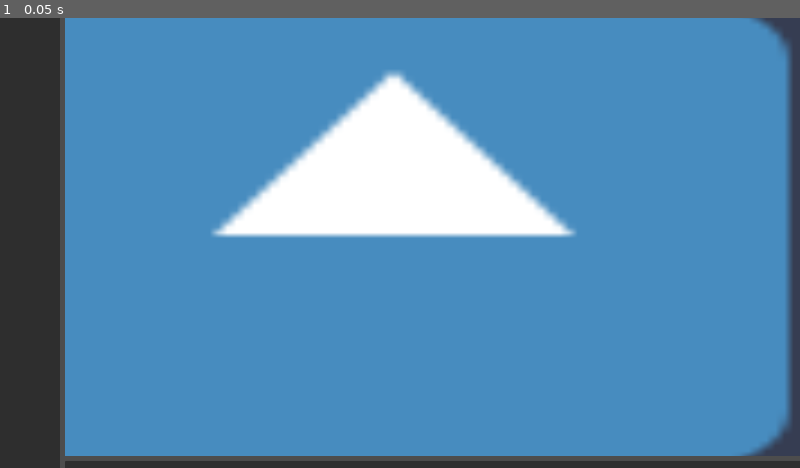
Above: before the commit, frame 1.
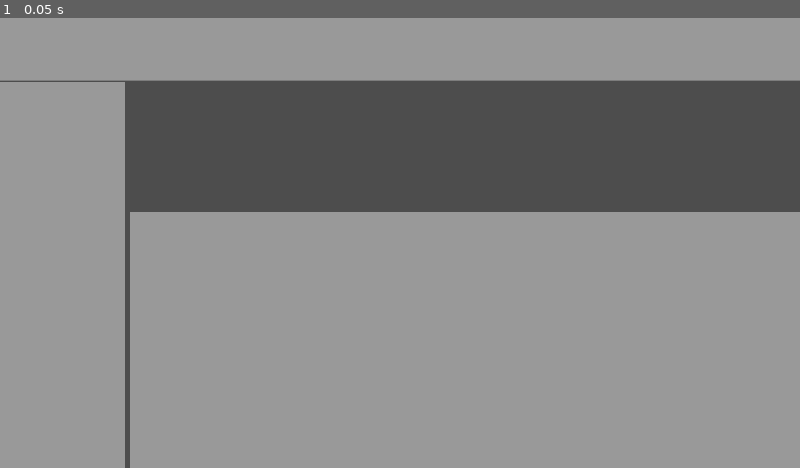
Above: after the commit, the same moment.

Repository: eel-in-denial/beat-skater
Game: Godot game, scene res://level_editor/level_editor.tscn
Same seed, same stepped clock (60 frames per second), same inputs: the game is played once before the commit and once after it. This scene is started directly instead of the project's main scene. The engine's default icon, where the game draws it, is replaced by a stand-in: a white triangle on a blue panel in a dark square. Sound files missing from this copy of the repository are replaced by a short silence.
Inputs:
- Up to frame 1 (0.05 s): no input

The runs differ from the first frame. In frame 1, 100% of the frame differs, in the area x 0-100%, y 0-100%.

Commit message:
sakjsdnfkj

Diff:
--- a/level_assets/beat/beat.gd
+++ b/level_assets/beat/beat.gd
@@ -50,7 +50,7 @@
 	hold_beat = $HoldBeat
 	hold_line = $HoldLine
 	hold_beat.position.x = -hold_position
-	hold_position = length_array[-1]
+	#hold_position = length_array[-1]
 	position.x += hold_position
 	for point in length_array:
 		hold_line.add_point(Vector2(point, 0))
--- a/level_assets/floor/level_path.tscn
+++ b/level_assets/floor/level_path.tscn
@@ -3,6 +3,10 @@
 [ext_resource type="Script" uid="uid://c1mdnw8k2mmrd" path="res://test/test_slopething.gd" id="1_3kvqx"]
 
 [sub_resource type="Curve2D" id="Curve2D_jdiw6"]
+_data = {
+"points": PackedVector2Array(0, 0, 0, 0, 0, 0)
+}
+point_count = 1
 
 [node name="LevelPath" type="Path2D"]
 curve = SubResource("Curve2D_jdiw6")
--- /dev/null
+++ b/level_editor/editable_node/editable_node.gd
@@ -0,0 +1,35 @@
+extends Area2D
+class_name EditableNode
+
+enum Type {In, Position, Out}
+signal update_path
+signal update_beat_track
+
+@onready var polygon := $Polygon2D
+var is_drag = false
+
+var type: Type:
+	set(value):
+		type = value
+		if type == Type.Position:
+			polygon.color = Color(1.0, 1.0, 1.0)
+		elif type == Type.In or type == Type.Out:
+			polygon.color = Color(1.0, 0.0, 1.0)
+var index: int = 0
+
+
+# Called every frame. 'delta' is the elapsed time since the previous frame.
+func _physics_process(delta: float) -> void:
+	if is_drag:
+		global_position = get_global_mouse_position()
+
+func _on_input_event(viewport: Node, event: InputEvent, shape_idx: int) -> void:
+	if event.is_action_pressed("left_click"):
+		is_drag = true
+	elif event.is_action_released("left_click"):
+		is_drag = false
+		update_editor()
+
+func update_editor():
+	if type == Type.Position:
+		update_path.emit()
--- /dev/null
+++ b/level_editor/editable_node/editable_node.tscn
@@ -0,0 +1,32 @@
+[gd_scene load_steps=3 format=3 uid="uid://diverci4tu6bi"]
+
+[ext_resource type="Script" uid="uid://51gspxc0rlrp" path="res://level_editor/editable_node/editable_node.gd" id="1_4ogvy"]
+
+[sub_resource type="CircleShape2D" id="CircleShape2D_nfp3w"]
+radius = 30.265491
+
+[node name="EditableNode" type="Area2D"]
+script = ExtResource("1_4ogvy")
+
+[node name="In" type="CollisionShape2D" parent="."]
+shape = SubResource("CircleShape2D_nfp3w")
+
+[node name="Polygon2D2" type="Polygon2D" parent="In"]
+color = Color(1, 0, 1, 1)
+polygon = PackedVector2Array(0, -16, -16, 0, 0, 16, 16, 0)
+
+[node name="Position" type="CollisionShape2D" parent="."]
+shape = SubResource("CircleShape2D_nfp3w")
+
+[node name="Polygon2D" type="Polygon2D" parent="Position"]
+color = Color(1, 0, 1, 1)
+polygon = PackedVector2Array(0, -16, -16, 0, 0, 16, 16, 0)
+
+[node name="Out" type="CollisionShape2D" parent="."]
+shape = SubResource("CircleShape2D_nfp3w")
+
+[node name="Polygon2D2" type="Polygon2D" parent="Out"]
+color = Color(1, 0, 1, 1)
+polygon = PackedVector2Array(0, -16, -16, 0, 0, 16, 16, 0)
+
+[connection signal="input_event" from="." to="." method="_on_input_event"]
--- /dev/null
+++ b/level_editor/editable_node/in_out_node.tscn
@@ -0,0 +1,9 @@
+[gd_scene load_steps=2 format=3 uid="uid://c4gi13eirx7as"]
+
+[ext_resource type="PackedScene" uid="uid://diverci4tu6bi" path="res://level_editor/editable_node/editable_node.tscn" id="1_cn0mo"]
+
+[node name="InOutNode" type="Node2D"]
+
+[node name="EditableNode" parent="." instance=ExtResource("1_cn0mo")]
+
+[node name="EditableNode2" parent="." instance=ExtResource("1_cn0mo")]
--- a/level_editor/level_editor.gd
+++ b/level_editor/level_editor.gd
@@ -1,7 +1,5 @@
-@tool
-extends Control
+extends Node2D
 
-@export_tool_button("bake", "Bake") var bake = _on_bake_pressed
 @export var level_json_path: String:
 	set(value):
 		level_json_path = value
@@ -22,9 +20,20 @@
 @export_group("Editor Details")
 @export var beat_snapping := 1.0
 
+@onready var level := $Level
+@onready var path: Path2D = $Level/LevelPath
+
 var beat_time_positions := []
 var beats_array := []
 var curve_points_array := []
+
+var is_panning = false
+var curr_mouse_position := Vector2.ZERO
+var prev_mouse_position := Vector2.ZERO
+
+var editable_node = preload("res://level_editor/editable_node/editable_node.tscn")
+var init_in_vector := Vector2(-100, 0)
+var init_out_vector := Vector2(100, 0)
 
 # Called when the node enters the scene tree for the first time.
 func _ready() -> void:
@@ -34,12 +43,39 @@
 	print("level_loading...")
 
 # Called every frame. 'delta' is the elapsed time since the previous frame.
-func _process(delta: float) -> void:
+func _physics_process(delta: float) -> void:
+	prev_mouse_position = curr_mouse_position
+	curr_mouse_position = get_global_mouse_position()
+	if is_panning:
+		level.global_position += curr_mouse_position - prev_mouse_position
+		print(level.global_position)
+
+func _unhandled_input(event: InputEvent) -> void:
+	if event.is_action_pressed("pan"):
+		is_panning = true
+		print("panning on")
+	elif event.is_action_released("pan"):
+		is_panning = false
+		print("panning off")
+	elif event.is_action_pressed("right_click"):
+		place_curve_point()
+
+func place_curve_point():
+	add_edditable_node(EditableNode.Type.Position, curr_mouse_position, path.curve.point_count)
+	path.curve.add_point(curr_mouse_position - path.global_position, init_in_vector, init_out_vector)
+
+func edit_curve_point():
 	pass
+
+func add_edditable_node(type: EditableNode.Type, position: Vector2, index: int):
+	var new_point: EditableNode = editable_node.instantiate()
+	level.add_child(new_point)
+	new_point.type = type
+	new_point.global_position = position
+	new_point.index = index
 
 func load_level():
 	pass
-
 
 func _on_bake_pressed() -> void:
 	var level_save = {
--- a/level_editor/level_editor.tscn
+++ b/level_editor/level_editor.tscn
@@ -1,31 +1,41 @@
-[gd_scene load_steps=4 format=3 uid="uid://brlj4cym1mwtn"]
+[gd_scene load_steps=7 format=3 uid="uid://brlj4cym1mwtn"]
 
 [ext_resource type="Script" uid="uid://6eu0x4lytbcp" path="res://level_editor/level_editor.gd" id="1_7e0dv"]
 [ext_resource type="PackedScene" uid="uid://ihixssucxr78" path="res://level_assets/floor/level_path.tscn" id="3_h1ywe"]
 [ext_resource type="Texture2D" uid="uid://o1rwtl25vhh4" path="res://icon.svg" id="3_shrsc"]
 
-[node name="LevelEditor" type="Control"]
-layout_mode = 3
-anchors_preset = 15
-anchor_right = 1.0
-anchor_bottom = 1.0
-grow_horizontal = 2
-grow_vertical = 2
+[sub_resource type="StyleBoxFlat" id="StyleBoxFlat_gylj0"]
+
+[sub_resource type="StyleBoxFlat" id="StyleBoxFlat_h1ywe"]
+
+[sub_resource type="StyleBoxFlat" id="StyleBoxFlat_6xo82"]
+
+[node name="LevelEditor" type="Node2D"]
 script = ExtResource("1_7e0dv")
 
-[node name="UIContainer" type="VBoxContainer" parent="."]
-layout_mode = 1
+[node name="Level" type="Node2D" parent="."]
+position = Vector2(931, 401)
+
+[node name="LevelPath" parent="Level" instance=ExtResource("3_h1ywe")]
+
+[node name="Icon" type="Sprite2D" parent="Level"]
+position = Vector2(1022, 337)
+texture = ExtResource("3_shrsc")
+
+[node name="CanvasLayer" type="CanvasLayer" parent="."]
+
+[node name="UIContainer" type="VBoxContainer" parent="CanvasLayer"]
 anchors_preset = 15
 anchor_right = 1.0
 anchor_bottom = 1.0
 grow_horizontal = 2
 grow_vertical = 2
 
-[node name="TopNav" type="Control" parent="UIContainer"]
+[node name="TopNav" type="Control" parent="CanvasLayer/UIContainer"]
 custom_minimum_size = Vector2(0, 150)
 layout_mode = 2
 
-[node name="Panel" type="Panel" parent="UIContainer/TopNav"]
+[node name="Panel" type="Panel" parent="CanvasLayer/UIContainer/TopNav"]
 custom_minimum_size = Vector2(0, 100)
 layout_mode = 1
 anchors_preset = 15
@@ -33,51 +43,42 @@
 anchor_bottom = 1.0
 grow_horizontal = 2
 grow_vertical = 2
+theme_override_styles/panel = SubResource("StyleBoxFlat_gylj0")
 
-[node name="HBoxContainer" type="HSplitContainer" parent="UIContainer"]
+[node name="HBoxContainer" type="HSplitContainer" parent="CanvasLayer/UIContainer"]
 layout_mode = 2
 size_flags_vertical = 3
 
-[node name="SideNav" type="Control" parent="UIContainer/HBoxContainer"]
+[node name="SideNav" type="Control" parent="CanvasLayer/UIContainer/HBoxContainer"]
 custom_minimum_size = Vector2(300, 0)
 layout_mode = 2
 
-[node name="Panel" type="Panel" parent="UIContainer/HBoxContainer/SideNav"]
+[node name="Panel" type="Panel" parent="CanvasLayer/UIContainer/HBoxContainer/SideNav"]
 layout_mode = 1
 anchors_preset = 15
 anchor_right = 1.0
 anchor_bottom = 1.0
 grow_horizontal = 2
 grow_vertical = 2
+theme_override_styles/panel = SubResource("StyleBoxFlat_h1ywe")
 
-[node name="VSplitContainer" type="VSplitContainer" parent="UIContainer/HBoxContainer"]
+[node name="VSplitContainer" type="VSplitContainer" parent="CanvasLayer/UIContainer/HBoxContainer"]
 layout_mode = 2
 
-[node name="SubViewportContainer" type="SubViewportContainer" parent="UIContainer/HBoxContainer/VSplitContainer"]
+[node name="LevelWindow" type="Control" parent="CanvasLayer/UIContainer/HBoxContainer/VSplitContainer"]
+custom_minimum_size = Vector2(1000, 300)
 layout_mode = 2
+mouse_filter = 1
 
-[node name="SubViewport" type="SubViewport" parent="UIContainer/HBoxContainer/VSplitContainer/SubViewportContainer"]
-size = Vector2i(1920, 1080)
-
-[node name="Level_View" type="Node2D" parent="UIContainer/HBoxContainer/VSplitContainer/SubViewportContainer/SubViewport"]
-position = Vector2(512, 154)
-
-[node name="LevelPath" parent="UIContainer/HBoxContainer/VSplitContainer/SubViewportContainer/SubViewport/Level_View" instance=ExtResource("3_h1ywe")]
-position = Vector2(-512, -154)
-
-[node name="Sprite2D" type="Sprite2D" parent="UIContainer/HBoxContainer/VSplitContainer/SubViewportContainer/SubViewport/Level_View"]
-position = Vector2(276.99997, 370.50006)
-scale = Vector2(21.5625, 13.117188)
-texture = ExtResource("3_shrsc")
-
-[node name="Control" type="Control" parent="UIContainer/HBoxContainer/VSplitContainer"]
+[node name="Control" type="Control" parent="CanvasLayer/UIContainer/HBoxContainer/VSplitContainer"]
 custom_minimum_size = Vector2(0, 200)
 layout_mode = 2
 
-[node name="Panel" type="Panel" parent="UIContainer/HBoxContainer/VSplitContainer/Control"]
+[node name="Panel" type="Panel" parent="CanvasLayer/UIContainer/HBoxContainer/VSplitContainer/Control"]
 layout_mode = 1
 anchors_preset = 15
 anchor_right = 1.0
 anchor_bottom = 1.0
 grow_horizontal = 2
 grow_vertical = 2
+theme_override_styles/panel = SubResource("StyleBoxFlat_6xo82")
--- a/project.godot
+++ b/project.godot
@@ -50,6 +50,21 @@
 , Object(InputEventKey,"resource_local_to_scene":false,"resource_name":"","device":-1,"window_id":0,"alt_pressed":false …(182 unchanged characters)…
 ]
 }
+pan={
+"deadzone": 0.2,
+"events": [Object(InputEventMouseButton,"resource_local_to_scene":false,"resource_name":"","device":-1,"window_id":0,"alt_pressed":false,"shift_pressed":false,"ctrl_pressed":false,"meta_pressed":false,"button_mask":0,"position":Vector2(0, 0),"global_position":Vector2(0, 0),"factor":1.0,"button_index":3,"canceled":false,"pressed":false,"double_click":false,"script":null)
+]
+}
+left_click={
+"deadzone": 0.2,
+"events": [Object(InputEventMouseButton,"resource_local_to_scene":false,"resource_name":"","device":-1,"window_id":0,"alt_pressed":false,"shift_pressed":false,"ctrl_pressed":false,"meta_pressed":false,"button_mask":0,"position":Vector2(0, 0),"global_position":Vector2(0, 0),"factor":1.0,"button_index":1,"canceled":false,"pressed":false,"double_click":false,"script":null)
+]
+}
+right_click={
+"deadzone": 0.2,
+"events": [Object(InputEventMouseButton,"resource_local_to_scene":false,"resource_name":"","device":-1,"window_id":0,"alt_pressed":false,"shift_pressed":false,"ctrl_pressed":false,"meta_pressed":false,"button_mask":0,"position":Vector2(0, 0),"global_position":Vector2(0, 0),"factor":1.0,"button_index":2,"canceled":false,"pressed":false,"double_click":false,"script":null)
+]
+}
 
 [rendering]
 
--- a/test/slope_test.tscn
+++ b/test/slope_test.tscn
@@ -7,7 +7,7 @@
 
 [sub_resource type="Curve2D" id="Curve2D_hyswf"]
 _data = {
-"points": PackedVector2Array(-398.30316, -31.088596, 398.303 …(132 unchanged characters)… 792, -152.10435, 2752.2466, 144.20453, -534.708, -13.170194, 534.708, 13.170194, 3594.1682, 309.0097, -2112.575, -97.56 …(248 unchanged characters)…
+"points": PackedVector2Array(-398.30316, -31.088596, 398.303 …(132 unchanged characters)… 792, -152.10435, 2752.2466, 144.20453, -246.54314, -304.18817, 246.54314, 304.18817, 3594.1682, 309.0097, -2112.575, -97.56 …(248 unchanged characters)…
 }
 point_count = 9
 
@@ -33,9 +33,8 @@
 scale = Vector2(1.8552083, 1)
 texture = ExtResource("3_5mv4y")
 
-[node name="test_slope_player" type="Node2D" parent="." node_paths=PackedStringArray("path")]
+[node name="test_slope_player" type="Node2D" parent="."]
 script = ExtResource("1_cskr2")
-path = NodePath("../Path2D")
 
 [node name="Sprite2D" type="Sprite2D" parent="test_slope_player"]
 texture = ExtResource("2_benpl")
@@ -43,9 +42,8 @@
 
 [node name="Camera2D" type="Camera2D" parent="test_slope_player"]
 
-[node name="Path2D" type="Path2D" parent="." node_paths=PackedStringArray("player")]
+[node name="Path2D" type="Path2D" parent="."]
 curve = SubResource("Curve2D_hyswf")
 script = ExtResource("4_benpl")
-player = NodePath("../test_slope_player")
 
 [node name="Line2D" type="Line2D" parent="Path2D"]
Not shown, added: level_editor/editable_node/editable_node.gd.uid
Not shown, changed: web_build.zip
Not shown, changed: web_build/index.html
Not shown, changed: web_build/index.pck
